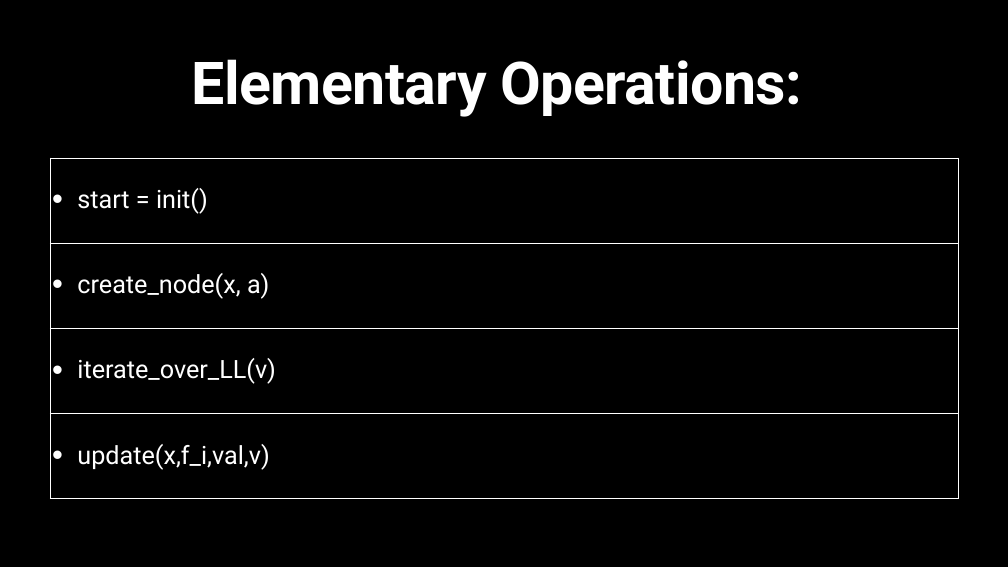
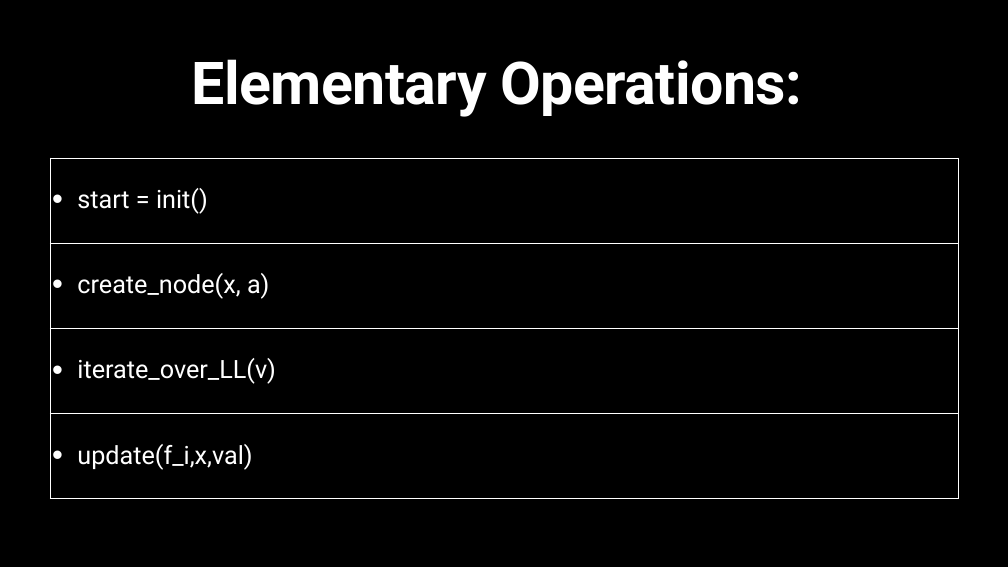
Before and after one commit to SirArthur7/PersistantDataStructure, a slide deck: slide 15 of Our_Presentation_slides/fullPersistentLL_pointerM.pptx (slide 4 before the commit). Drawn at 1008x567 pixels with LibreOffice and Linux fonts; fonts in the diff are those of the drawing. Boxes give left, top, right and bottom in pixels: in the first picture for what was removed or moved away, otherwise in the second. Text is boxed around its words. In the diff, an @@ line names an element or a change of style, - is before the commit and + after.

```diff
--- a/Our_Presentation_slides/fullPersistentLL_pointerM.pptx
+++ b/Our_Presentation_slides/fullPersistentLL_pointerM.pptx
@@ table at (50, 158, 958, 499) @@
-row 4, column 1: update(x,f_i,val,v)
+row 4, column 1: update(f_i,x,val)
```
Also in this commit, not shown: 17 other slides changed, 43 slides added, 60 slides removed, 11 other files.
